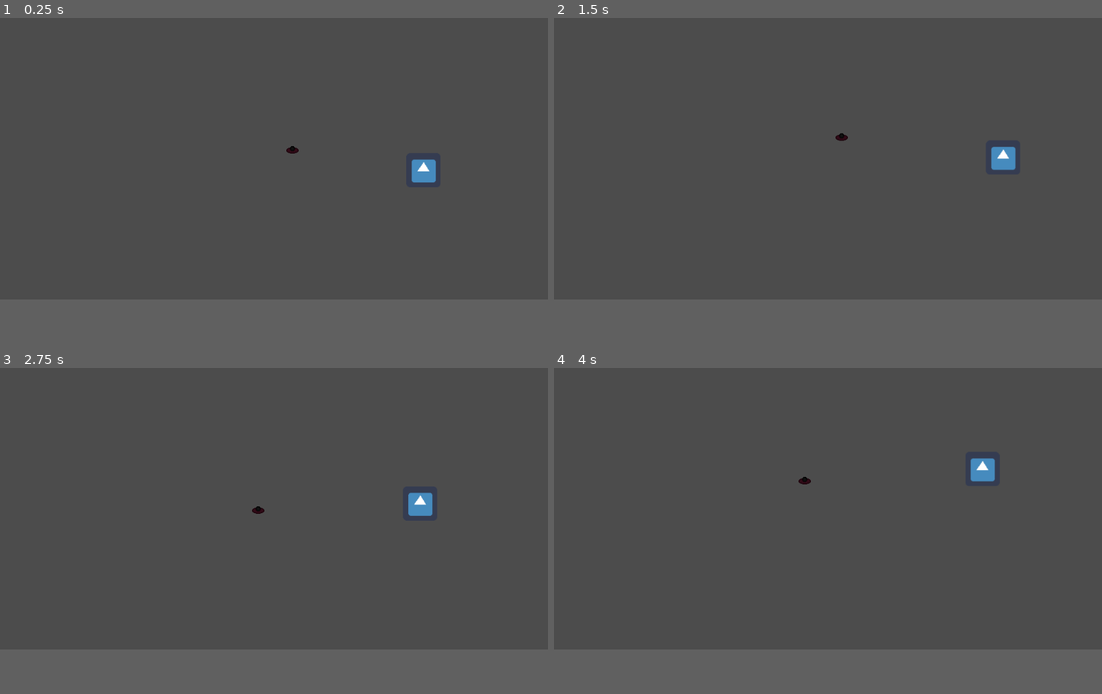
Above: before the commit, frames 1-4 (two rows, left to right).
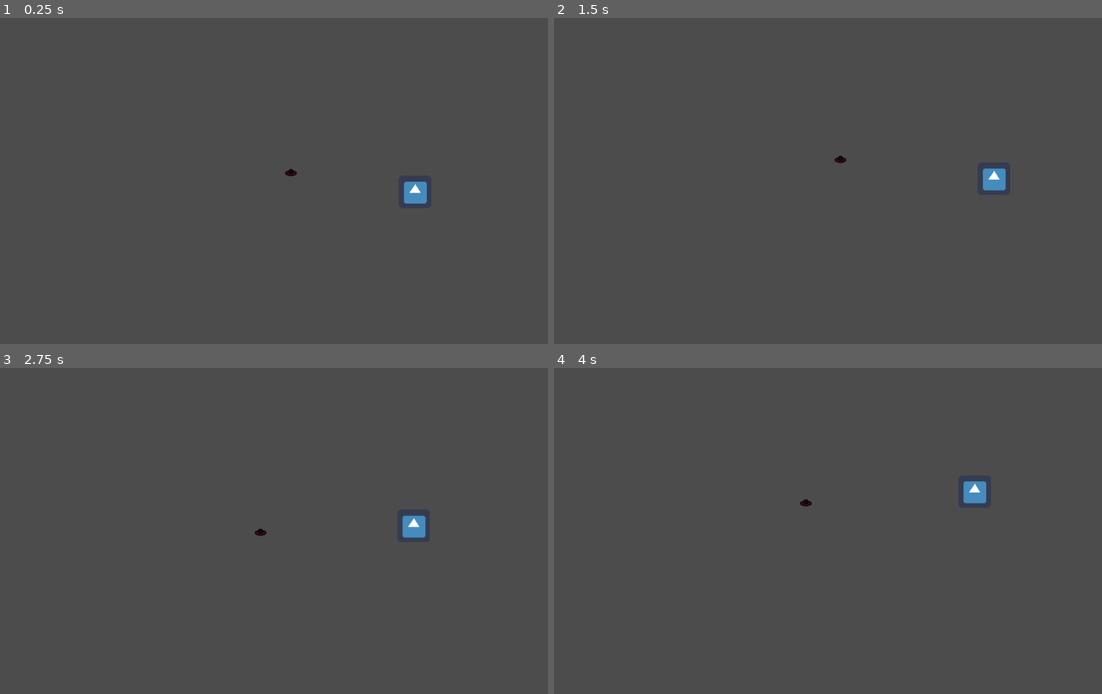
Above: after the commit, the same moments.

Repository: NioZX/MinimalGun2D
Game: Godot game, scene res://Scenes/Main.tscn
The game is run twice, just before and just after one commit, with the same random seed, the same clock (stepped at 60 frames per second) and the same inputs. The engine's default icon, where the game draws it, is replaced by a stand-in: a white triangle on a blue panel in a dark square.
Inputs (mouse positions are in pixels of both pictures, inside the frame that each line leads up to):
- Up to frame 1 (0.25 s): no input
- Up to frame 2 (1.5 s): move the mouse to (948, 122) at 0.52 s; hold A (a) 0.53-1.28 s; click (948, 122) at 0.67 s; tap D (d) at 0.8, 1.35 s; move the mouse to (718, 154) at 1.27 s; click (718, 154) at 1.42 s
- Up to frame 3 (2.75 s): tap S (s) at 1.55 s; move the mouse to (328, 420) at 2.02 s; hold S (s) from 2.03 s (still down); click (328, 420) at 2.17 s; tap W (w) at 2.3 s
- Up to frame 4 (4 s): move the mouse to (800, 553) at 2.77 s; release S (s) at 2.78 s; tap W (w) at 2.85 s; click (800, 553) at 2.92 s; tap A (a) at 3.05 s; move the mouse to (992, 537) at 3.52 s; hold A (a) from 3.53 s (still down); click (992, 537) at 3.67 s; tap D (d) at 3.8 s
In our replay, the window is 800x468 before the commit and 800x533 after it. These sizes can differ from the game's own. Grey fills any space a smaller window leaves; there, only what the larger window draws over its background counts as a difference.

The runs differ from the first frame. In frame 1, 0.7% of the frame differs, in the area x 52-80%, y 39-57%; in frame 2, 0.7%; in frame 3, 0.7%, in the area x 46-79%, y 38-53%; in frame 4, 0.7%.

Commit message:
Enemy logic done

Diff:
--- a/Enemy.gd
+++ b/Enemy.gd
@@ -5,49 +5,106 @@
 # var a = 2
 # var b = "text"
 
-var player_last_pos
+
+var speed = 50
 var player_pos = Vector2(50,80)
-var can_jump = true
-var speed = 50
-var enemy_last_pos = self.position
 
-var path_index = 0;
+var level_navigation: Navigation2D = null
 
-var current_path
+var velocity = Vector2.ZERO
+var path : Array = []
+
+var dist_passed = 0;
+var last_pos = self.global_position
+
+onready var line2d = $Line2D
+
+var main_node = null
 
 # Called when the node enters the scene tree for the first time.
 func _ready():
-	get_path()
+	yield(get_tree(), "idle_frame")
+	var tree = get_tree()
+	if tree.has_group("LevelNavigation"):
+		level_navigation = tree.get_nodes_in_group("LevelNavigation")[0]
+
+	if tree.has_group("MainNode"):
+		main_node = tree.get_nodes_in_group("MainNode")[0]
 
 
-func get_path():
-	current_path = $Navigation2D.get_simple_path(get_global_position(),player_pos)
-	current_path[1] = transform.xform(current_path[1])
-	$Line2D.points = current_path
+func generate_path():
+	if level_navigation != null:
+		path = level_navigation.get_simple_path(global_position,player_pos, false)
+		line2d.points = path
+
+func navigate():
+	if path.size() > 0:
+#		var distance_to_path = enemy_last_jump.distance_to(path[1])
+#		var current_distance = global_position.distance_to(path[1])
+#		var path_completed = clamp((current_distance - 0) / (distance_to_path - 0), 0, 1)
+#		var speed_to_path = lerp(10 , speed, path_completed)
+#		if (current_distance < 5):
+#			speed_to_path = lerp(0.1 , speed, path_completed)
+#
+#		if (current_distance < 1):
+#			speed_to_path = 01
+
+
+#		velocity = global_position.direction_to(path[1]).normalized() * speed_to_path * 5
+		velocity = global_position.direction_to(path[1]) * speed
+		if path[1].distance_to(global_position) > 1:
+			var dist = last_pos.distance_to(global_position)
+			dist_passed += dist
+			last_pos = global_position
+			print(dist_passed)
+
+		if dist_passed < 80:
+			speed = 200
+		if dist_passed > 80:
+			speed = 15
+		if dist_passed > 85:
+			dist_passed = 0
+
+		if global_position == path[0]:
+			path.pop_front()
+
+#		if path_completed < 0.05:
+#			enemy_last_jump = global_position
+#			print(global_position)
+#			path.pop_front()
 
 func _input(event):
    # Mouse in viewport coordinates.
 	if event is InputEventMouseButton:
-		player_pos = event.position
+		player_pos = main_node.get_global_mouse_position()
 
+func _physics_process(delta):
+	line2d.global_position = Vector2.ZERO
 
+	if level_navigation:
+		generate_path()
+		navigate()
+
+	move_and_slide(velocity)
+
+	#print(dist)
 # Called every frame. 'delta' is the elapsed time since the previous frame.
-func _process(delta):
-	#$Navigation2D.position = Vector2.ZERO
-	#$Navigation2D/NavigationPolygonInstance.position = Vector2.ZERO
-
-	if (player_pos != player_last_pos):
-		var start_pos = self.position
-		var end_pos = $Navigation2D.get_closest_point(player_pos)
-		print(end_pos)
-
-		var distance_to_path = start_pos.distance_to(end_pos)
-		var current_distance = self.position.distance_to(end_pos)
-		var path_completed = (current_distance - 0) / (distance_to_path - 0)
-		var speed_to_path = start_pos.linear_interpolate(end_pos, path_completed) * ( end_pos - self.position ).normalized()
-
-		if (path_completed < 0.05):
-			player_last_pos = player_pos
-
-
-		move_and_slide(speed_to_path)
+#func _process(delta):
+#	#$Navigation2D.position = Vector2.ZERO
+#	#$Navigation2D/NavigationPolygonInstance.position = Vector2.ZERO
+#
+#	if (player_pos != player_last_pos):
+#		var start_pos = self.position
+#		var end_pos = $Navigation2D.get_closest_point(player_pos)
+#		print(end_pos)
+#
+#		var distance_to_path = start_pos.distance_to(end_pos)
+#		var current_distance = self.position.distance_to(end_pos)
+#		var path_completed = (current_distance - 0) / (distance_to_path - 0)
+#		var speed_to_path = start_pos.linear_interpolate(end_pos, path_completed) * ( end_pos - self.position ).normalized()
+#
+#		if (path_completed < 0.05):
+#			player_last_pos = player_pos
+#
+#
+#		move_and_slide(speed_to_path)
--- a/Enemy.tscn
+++ b/Enemy.tscn
@@ -14,15 +14,11 @@
 
 [sub_resource type="RectangleShape2D" id=2]
 
-[sub_resource type="NavigationPolygon" id=3]
-vertices = PoolVector2Array( 4.70929, 9.32294, 309.835, 10.3824, 311.885, 175.526, 6.82822, 175.659 )
-polygons = [ PoolIntArray( 0, 1, 2, 3 ) ]
-outlines = [ PoolVector2Array( 4.70929, 9.32294, 309.835, 10.3824, 311.885, 175.526, 6.82822, 175.659 ) ]
-
 [node name="Enemy" type="KinematicBody2D"]
 script = ExtResource( 3 )
 
 [node name="AnimatedSprite" type="AnimatedSprite" parent="."]
+scale = Vector2( 2, 2 )
 frames = SubResource( 1 )
 animation = "idle"
 frame = 2
@@ -31,10 +27,6 @@
 [node name="CollisionShape2D" type="CollisionShape2D" parent="."]
 shape = SubResource( 2 )
 
-[node name="Navigation2D" type="Navigation2D" parent="."]
-
-[node name="NavigationPolygonInstance" type="NavigationPolygonInstance" parent="Navigation2D"]
-navpoly = SubResource( 3 )
-
 [node name="Line2D" type="Line2D" parent="."]
 width = 5.0
+begin_cap_mode = 1
--- /dev/null
+++ b/Scenes/EnemyTest.tscn
@@ -0,0 +1,24 @@
+[gd_scene load_steps=3 format=2]
+
+[ext_resource path="res://Enemy.tscn" type="PackedScene" id=1]
+
+[sub_resource type="NavigationPolygon" id=1]
+vertices = PoolVector2Array( 221.82, 50.3166, 394.125, 58.5573, 277, 223, 225.566, 152.951, 62, -189, 210, -175, 302, -143, 227, -80, 64.4977, -126.484, -18, -171, 65.996, 142.462, 109, 241, -74, 254, -141, 93, -44, 85, 16, 44, 30, -19, -15, -99 )
+polygons = [ PoolIntArray( 0, 1, 2, 3 ), PoolIntArray( 4, 5, 6, 7, 8, 9 ), PoolIntArray( 10, 3, 2, 11, 12 ), PoolIntArray( 12, 13, 14, 10 ), PoolIntArray( 10, 14, 15 ), PoolIntArray( 8, 10, 15, 16 ), PoolIntArray( 8, 16, 17, 9 ) ]
+outlines = [ PoolVector2Array( 64.4977, -126.484, 65.996, 142.462, 225.566, 152.951, 221.82, 50.3166, 394.125, 58.5573, 277, 223, 109, 241, -74, 254, -141, 93, -44, 85, 16, 44, 30, -19, -15, -99, -18, -171, 62, -189, 210, -175, 302, -143, 227, -80 ) ]
+
+[node name="Node2D" type="Node2D" groups=[
+"MainNode",
+]]
+
+[node name="Enemy" parent="." instance=ExtResource( 1 )]
+
+[node name="LevelNavigation" type="Navigation2D" parent="." groups=[
+"LevelNavigation",
+]]
+
+[node name="NavigationPolygonInstance" type="NavigationPolygonInstance" parent="LevelNavigation"]
+navpoly = SubResource( 1 )
+
+[node name="Camera2D" type="Camera2D" parent="."]
+current = true
--- a/project.godot
+++ b/project.godot
@@ -16,10 +16,11 @@
 
 [display]
 
-window/size/width=320
-window/size/height=180
-window/size/test_width=1024
-window/size/test_height=600
+window/size/width=1080
+window/size/height=720
+window/size/resizable=false
+window/size/test_width=1080
+window/size/test_height=720
 
 [importer_defaults]
 
Not shown: 1 places in Enemy.tscn that only renumber resources
